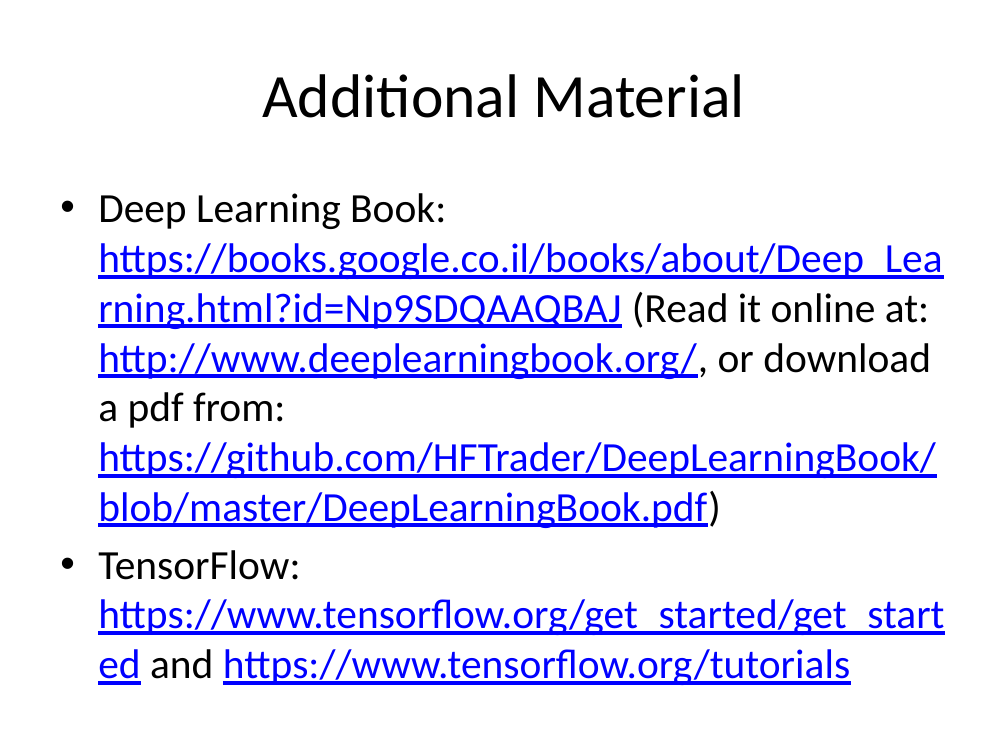
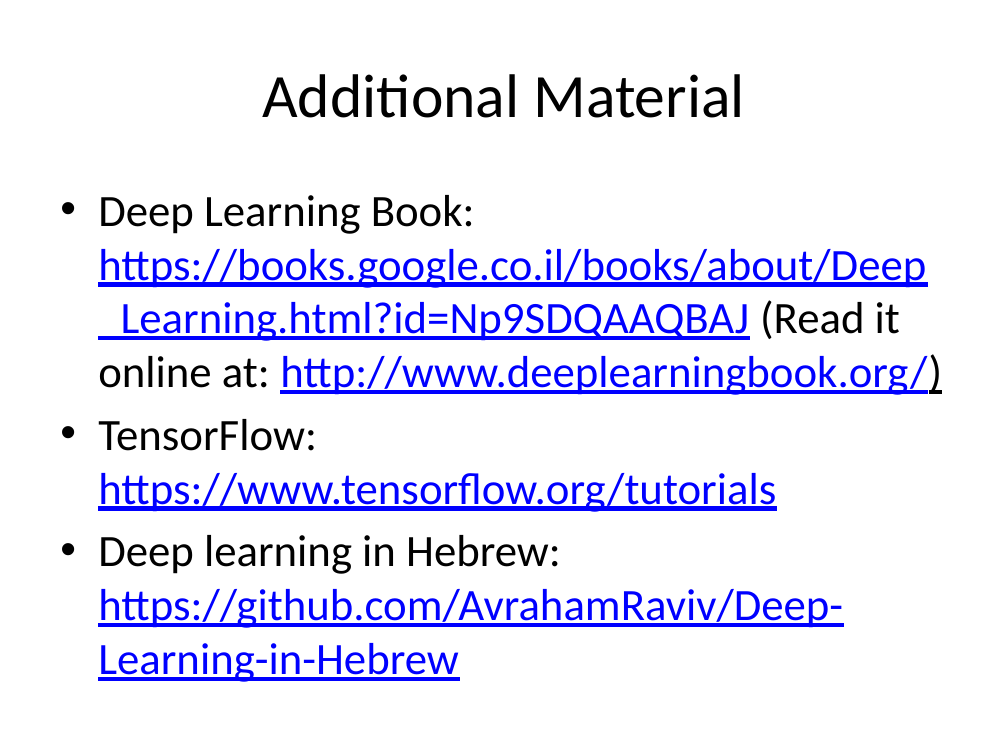
Before and after one commit to kggold4/computer-science-B.Sc-materials, a slide deck: slide 14 of year 3/Deep learning and Natural Language Processing/Lectures/1-Introduction.pptx. Drawn at 1008x756 pixels with LibreOffice and Linux fonts; fonts in the diff are those of the drawing. Boxes give left, top, right and bottom in pixels: in the first picture for what was removed or moved away, otherwise in the second. Text is boxed around its words. In the diff, an @@ line names an element or a change of style, - is before the commit and + after.

Commit message:
update lectures in dl

```diff
--- a/year 3/Deep learning and Natural Language Processing/Lectures/1-Introduction.pptx
+++ b/year 3/Deep learning and Natural Language Processing/Lectures/1-Introduction.pptx
@@ text at <box>98,195,942,682</box>: text changed; size 29.6 to 32 pt @@
-• Deep Learning Book: https://books.google.co.il/books/about/Deep_Learning.html?id=Np9SDQAAQBAJ (Read it online at: http://www.deeplearningbook.org/, or download a pdf from: https://github.com/HFTrader/DeepLearningBook/blob/master/DeepLearningBook.pdf)
-• TensorFlow: https://www.tensorflow.org/get_started/get_started and https://www.tensorflow.org/tutorials
+• Deep Learning Book: https://books.google.co.il/books/about/Deep_Learning.html?id=Np9SDQAAQBAJ (Read it online at: http://www.deeplearningbook.org/)
+• TensorFlow: https://www.tensorflow.org/tutorials
+• Deep learning in Hebrew: https://github.com/AvrahamRaviv/Deep-Learning-in-Hebrew
```
Also in this commit, not shown: 10 other slides changed, 5 other files.
